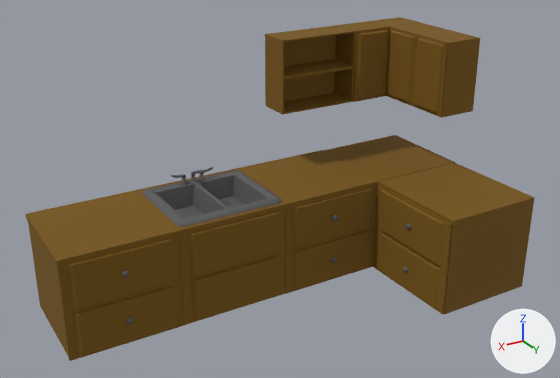
The FBX model Ripple Effect/Assets/Resources/Models/RoomModels/RE_RKitchenCounter.FBX as it was, and as the next commit left it.
Rendered twice from a camera (50 mm lens) standing at (4.0, 6.57, 4.62) and looking at (0.05, -0.02, 1.32). Lighting does not change. The marker at lower right points along +X, +Y and +Z. Where no turn or scale is listed for an object, it has been applied to the vertices.

Before the edit, the objects in view are built like this:
```python
mat_metal = principled_material('Metal')
mat_metal.base_color = (0.106, 0.106, 0.106)  # dark grey #5c5c5c
mat_metal.roughness = 0.859
mat_wood = principled_material('Wood')
mat_wood.base_color = (0.184, 0.0902, 0.0)  # dark yellow #775500
mat_wood.roughness = 0.859
me_mesh = bpy.data.meshes.new('Mesh')
me_mesh.from_pydata(...)  # 982 vertices, 1780 faces; spans x -2.49..2.49, y -1.25..1.25, z -0.01..2.71
# faces by material slot: [732, 1048]
me_mesh.materials.append(mat_wood)  # dark yellow #775500
me_mesh.materials.append(mat_metal)  # dark grey #5c5c5c
ob_re_rkitchencounter = bpy.data.objects.new('RE_RKitchenCounter', me_mesh)
ob_re_rkitchencounter.location = (0.0, 0.0, 0.0)
```
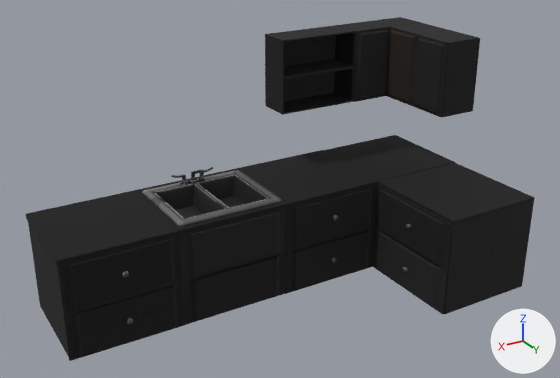
Pixel boxes [x1, y1, x2, y2] of what changed, in the pictures (560 x 378 px):
'RE_RKitchenCounter', surface changed (brown to black)
    both: [26, 17, 535, 361]

What changed in the scene script:
```text
Add img_albedo_metal_png:
    img_albedo_metal_png = load_image('Albedo_Metal.png', '_unpacked/Albedo_Metal.png', 1024, 1024, 'sRGB')
Add img_albedo_wood_png:
    img_albedo_wood_png = load_image('Albedo_Wood.png', '_unpacked/Albedo_Wood.png', 1024, 1024, 'sRGB')
Change mat_wood:
    remove mat_wood.base_color = (0.184, 0.0902, 0.0)  # dark yellow #775500
    add mat_wood.texture = img_albedo_wood_png  # with its transparency
Change mat_metal:
    remove mat_metal.base_color = (0.106, 0.106, 0.106)  # dark grey #5c5c5c
    add mat_metal.texture = img_albedo_metal_png  # with its transparency
```
